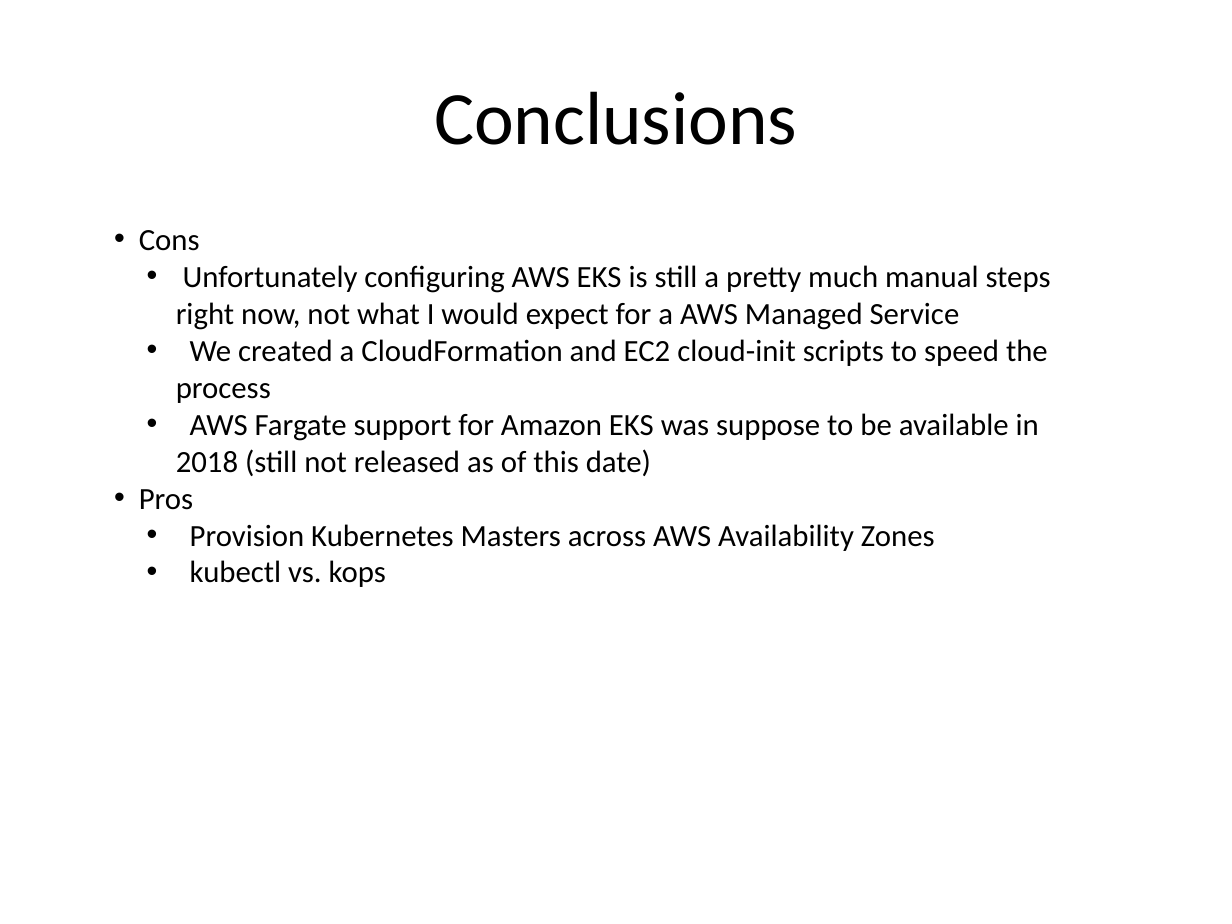
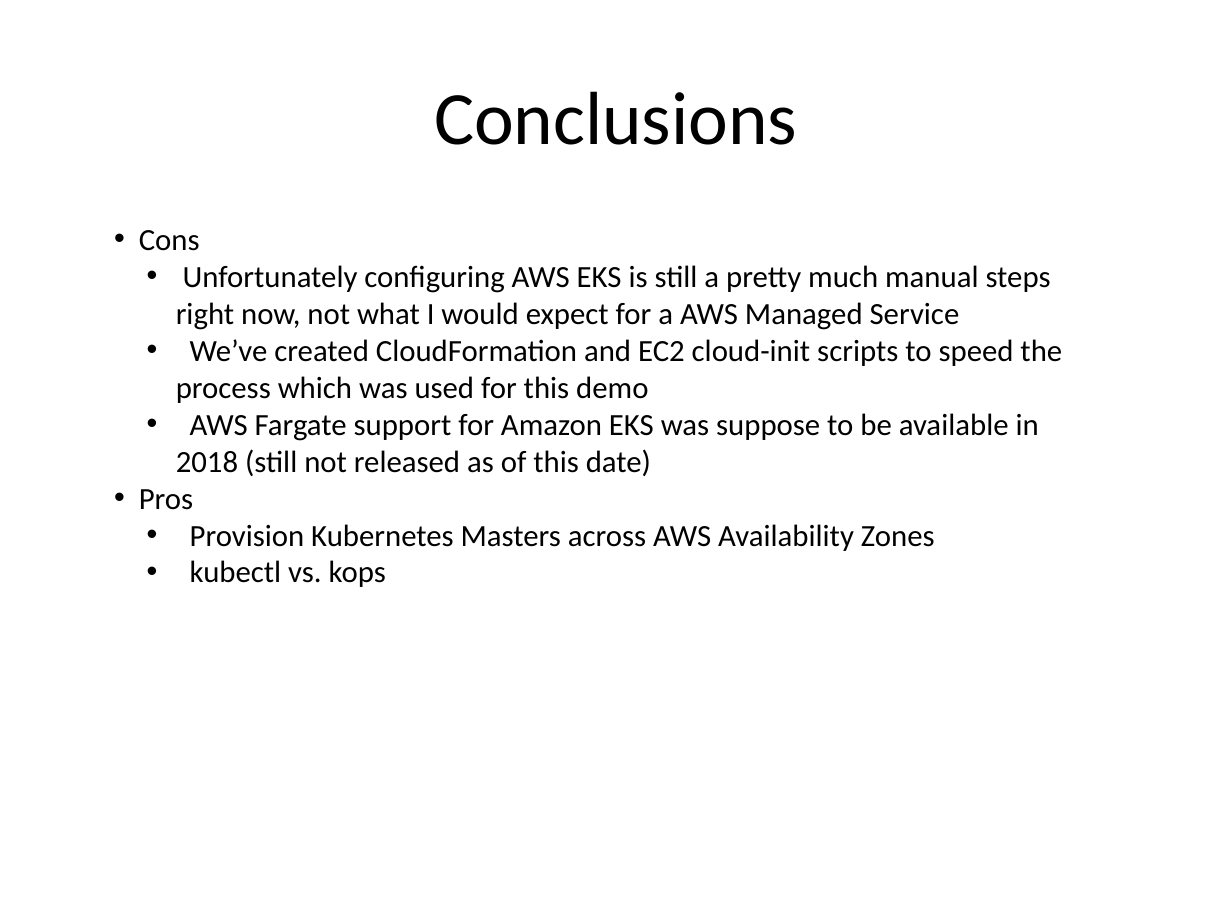
Before and after one commit to kskalvar/aws-eks-cluster-quickstart, a slide deck: slide 10 of slides/AWS-EKS-Cluster-Quickstart.pptx. Drawn at 1232x924 pixels with LibreOffice and Linux fonts; fonts in the diff are those of the drawing; background and template pictures are left out. Boxes give left, top, right and bottom in pixels: in the first picture for what was removed or moved away, otherwise in the second. Text is boxed around its words. In the diff, an @@ line names an element or a change of style, - is before the commit and + after.

```diff
--- a/slides/AWS-EKS-Cluster-Quickstart.pptx
+++ b/slides/AWS-EKS-Cluster-Quickstart.pptx
@@ text at (x1=176, y1=339, x2=1062, y2=403): text changed @@
-  • We created a CloudFormation and EC2 cloud-init scripts to speed the process
+  • We’ve created CloudFormation and EC2 cloud-init scripts to speed the process which was used for this demo
```
Also in this commit, not shown: 6 other slides changed.
